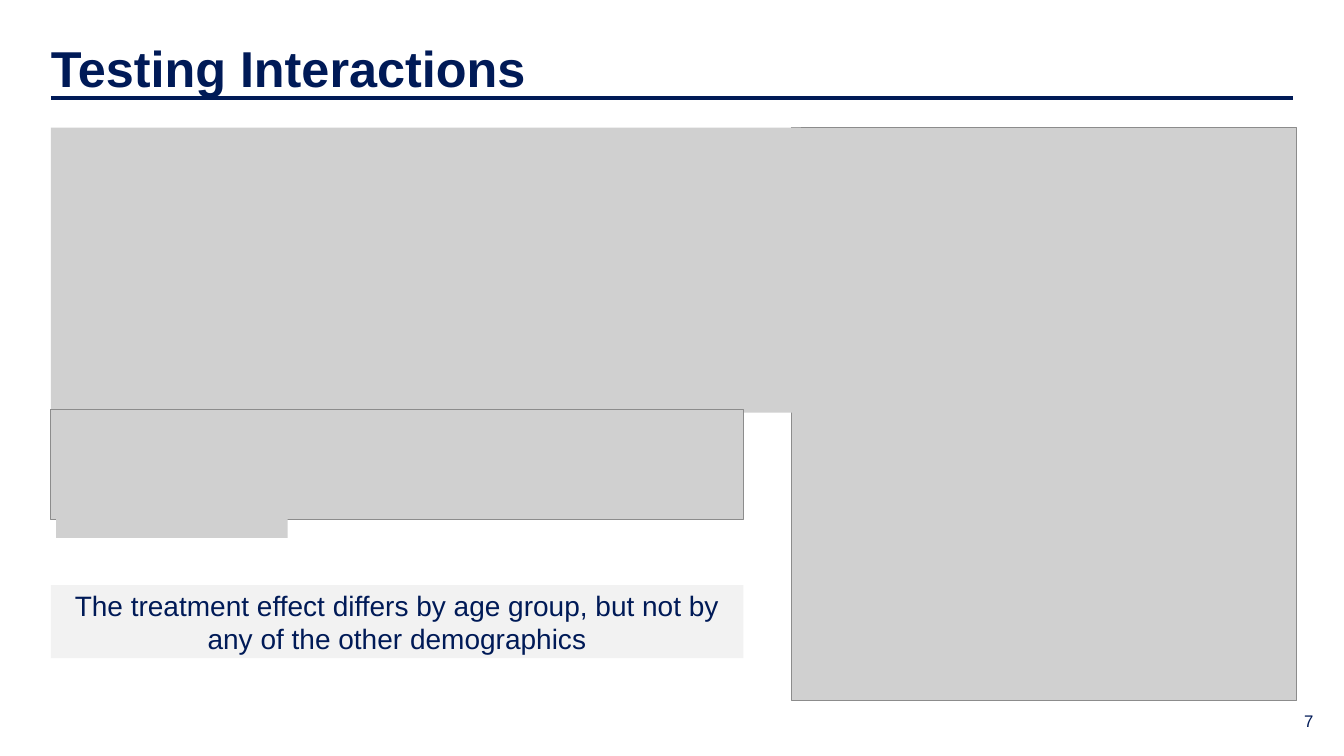
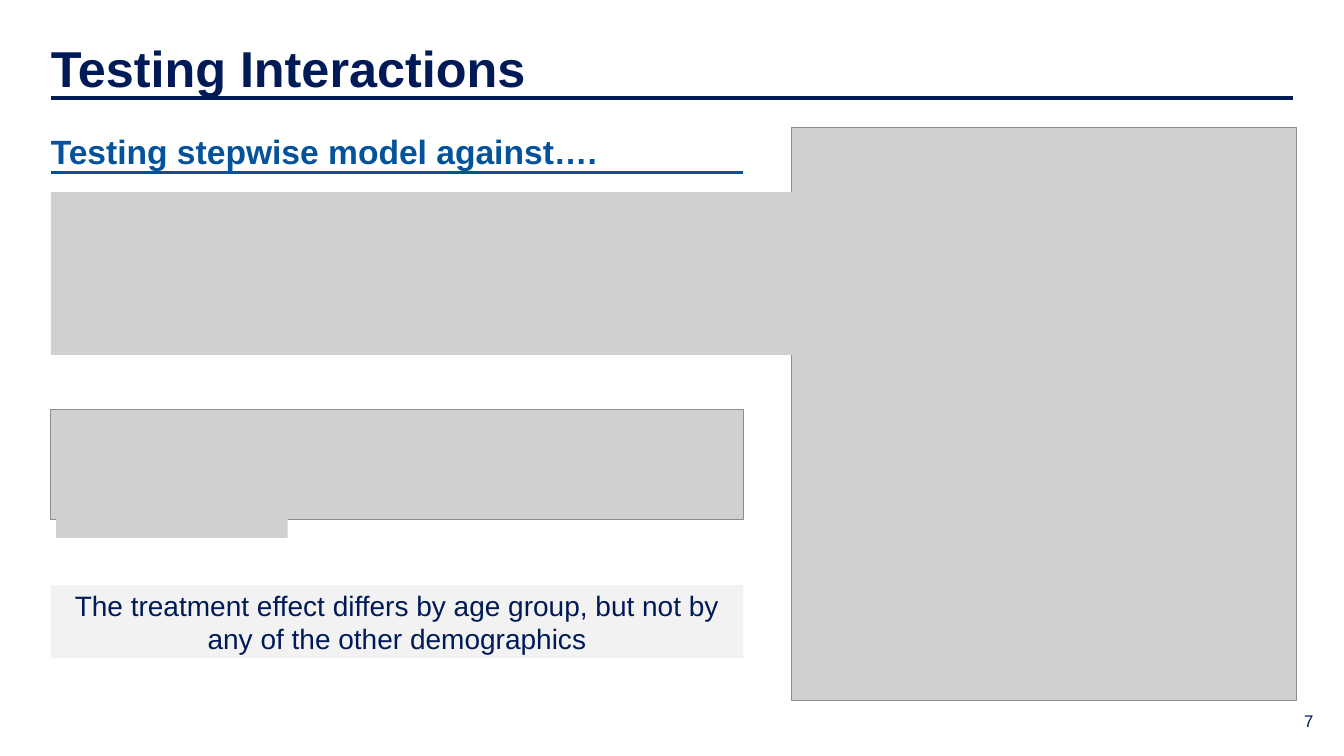
Before and after one commit to IDS-702-F21/team-project-1-effects-of-job-training-on-wages-yellowfellows, a slide deck: slide 7 of Presentation/slide_deck.pptx. Drawn at 1344x756 pixels with LibreOffice and Linux fonts; fonts in the diff are those of the drawing; grey boxes stand for pictures; background and template pictures are left out. Boxes give left, top, right and bottom in pixels: in the first picture for what was removed or moved away, otherwise in the second. Text is boxed around its words. In the diff, an @@ line names an element or a change of style, - is before the commit and + after.

```diff
--- a/Presentation/slide_deck.pptx
+++ b/Presentation/slide_deck.pptx
@@ text added at (x1=51, y1=139, x2=596, y2=171), 24 pt, text #03529B, bold @@
+Testing stepwise model against….
@@ line added from (50, 172) to (744, 172), #03529B 2.25 pt @@
@@ picture resized from (x1=50, y1=128, x2=801, y2=413) to (x1=50, y1=193, x2=801, y2=356) @@
```
Also in this commit, not shown: 5 other slides changed, 7 other files.
